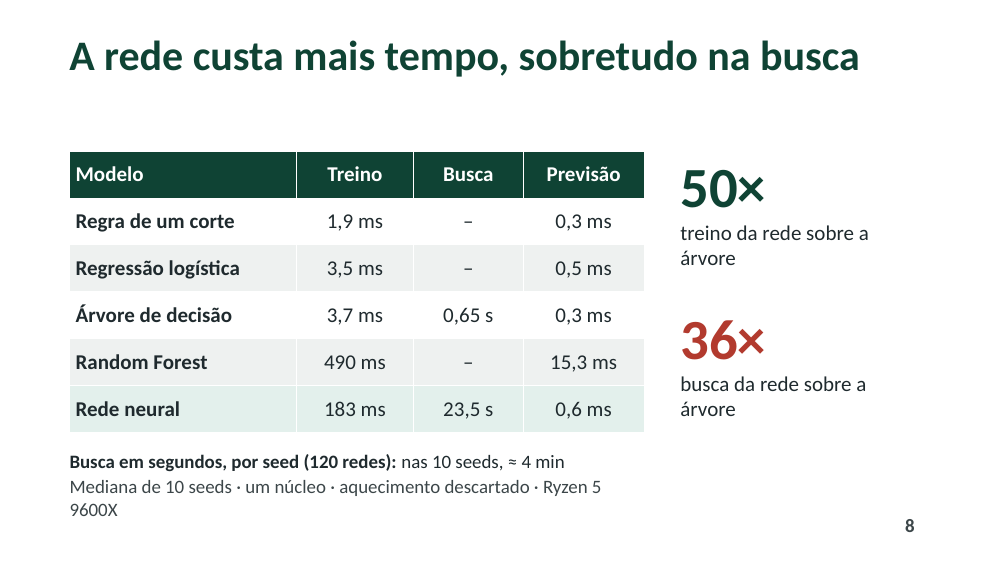
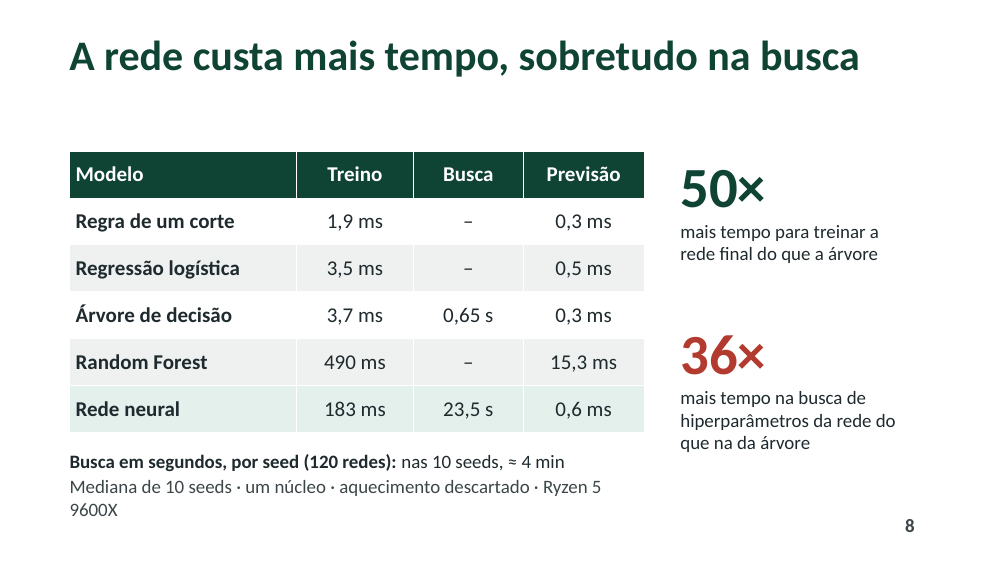
Before and after one commit to pumba-dev/machine-learning-practice, a slide deck: slide 8 of slides/apresentacao_redes_neurais.pptx. Drawn at 1008x567 pixels with LibreOffice and Linux fonts; fonts in the diff are those of the drawing; background and template pictures are left out. Boxes give left, top, right and bottom in pixels: in the first picture for what was removed or moved away, otherwise in the second. Text is boxed around its words. In the diff, an @@ line names an element or a change of style, - is before the commit and + after.

```diff
--- a/slides/apresentacao_redes_neurais.pptx
+++ b/slides/apresentacao_redes_neurais.pptx
@@ text at (680,225,879,263): text changed; size 20 to 18 pt @@
-treino da rede sobre a árvore
+mais tempo para treinar a rede final do que a árvore
@@ text "36×": place and size @@
-text "36×" at (680,320,866,416)
+text "36×" at (680,335,896,452)
@@ text at (680,391,896,452): text changed; size 20 to 18 pt @@
-busca da rede sobre a árvore
+mais tempo na busca de hiperparâmetros da rede do que na da árvore
```
Also in this commit, not shown: 1 other slide changed, 4 other files.
